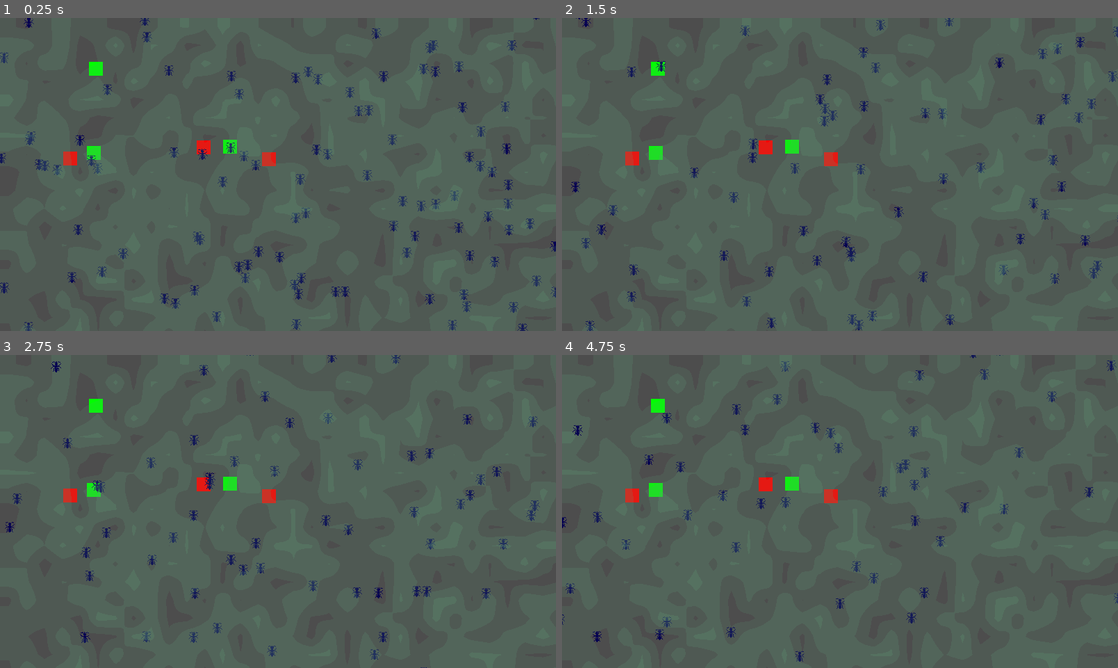
Above: before the commit, frames 1-4 (two rows, left to right).
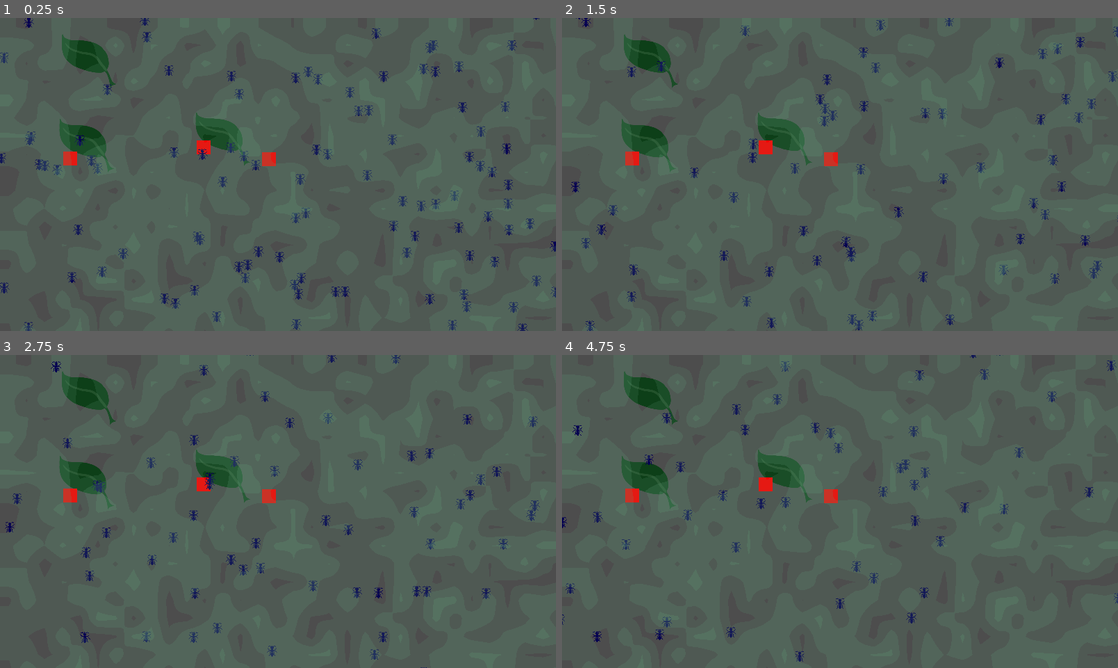
Above: after the commit, the same moments.

Repository: allemansratten/AntColonyTycoonDeluxe
Game: Godot game, scene res://game.tscn
Two runs of this game, one before a commit and one after it. Both use one fixed random seed, a clock stepped at 60 frames per second and the inputs below.
Inputs:
- Up to frame 1 (0.25 s): no input
- Up to frame 2 (1.5 s): no input
- Up to frame 3 (2.75 s): no input
- Up to frame 4 (4.75 s): no input

The runs differ from the first frame. In frame 1, 2.1% of the frame differs, in the area x 10-45%, y 5-50%; in frame 2, 2.2%; in frame 3, 2.1%; in frame 4, 2.2%.

Commit message:
Display leaf sprites

Diff:
--- a/scene_item.gd
+++ b/scene_item.gd
@@ -1,11 +1,12 @@
 extends Node2D
 
-# var sprite_node: Sprite2D = null
+var sprite_node: Sprite2D = null
 var color_rect_node: ColorRect = null
 
 func _ready():
 	# Find the Sprite or ColorRect node
 	color_rect_node = get_node("ColorRect")
+	sprite_node = get_node("Sprite2D")
 	print(color_rect_node)
 	hide() # Hide initially until variant is set
 
@@ -23,8 +24,9 @@
 
 # Define how to visually set up the Leaf
 func set_as_leaf():
-	# sprite_node.texture = load("res://path_to_leaf_texture.png")
-	color_rect_node.color = Color(0, 1, 0) # Green color for leaf
+	sprite_node.texture = load("res://resources/sprites/leaf.png")
+	sprite_node.scale = Vector2(0.5, 0.5) # Scale down the leaf
+	color_rect_node.hide()
 
 # Define how to visually set up the Berry
 func set_as_berry():
--- a/scene_item.tscn
+++ b/scene_item.tscn
@@ -9,3 +9,5 @@
 offset_right = 40.0
 offset_bottom = 40.0
 color = Color(0.2238, 0.544925, 0.172671, 1)
+
+[node name="Sprite2D" type="Sprite2D" parent="."]
